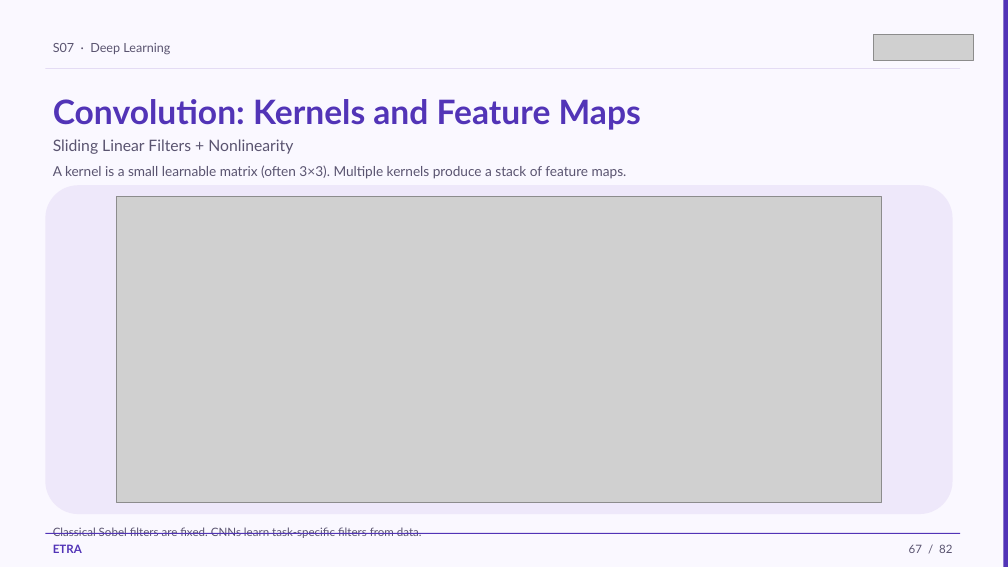
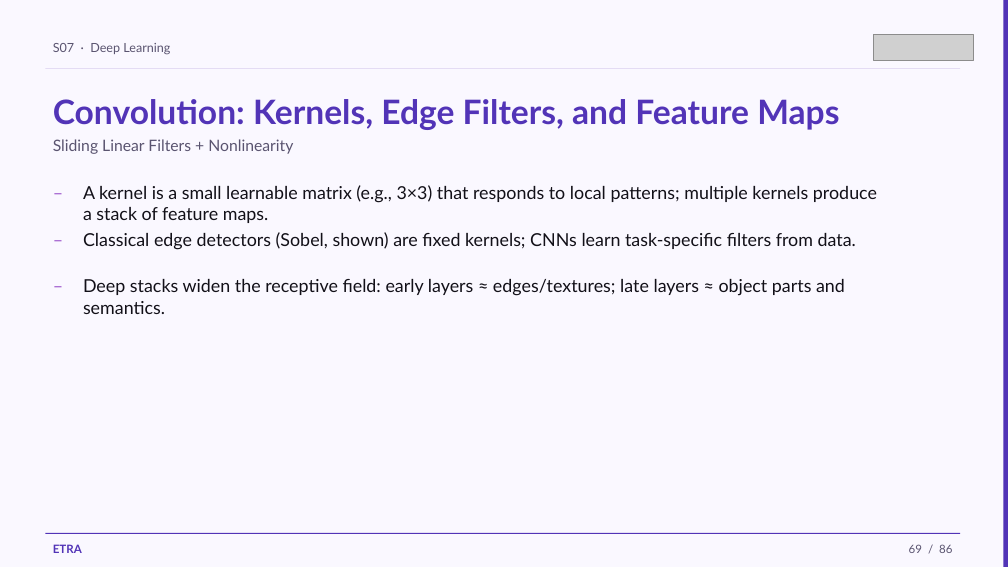
Before and after one commit to iksasa15/AI-ML, a slide deck: slide 69 of web-presentation/pdf-exports/Week2-Session1-Deep-Learning.pptx (slide 67 before the commit). Drawn at 1008x567 pixels with LibreOffice and Linux fonts; fonts in the diff are those of the drawing; grey boxes stand for pictures. Boxes give left, top, right and bottom in pixels: in the first picture for what was removed or moved away, otherwise in the second. Text is boxed around its words. In the diff, an @@ line names an element or a change of style, - is before the commit and + after.

Commit message:
feat: enhance Week 2, Session 1 PowerPoint and scripts by adding new content on image data processing, refining convolution topics, and introducing a new Sobel diagram for improved educational clarity

```diff
--- a/web-presentation/pdf-exports/Week2-Session1-Deep-Learning.pptx
+++ b/web-presentation/pdf-exports/Week2-Session1-Deep-Learning.pptx
@@ text at (53, 99, 839, 130): text changed @@
-Convolution: Kernels and Feature Maps
+Convolution: Kernels, Edge Filters, and Feature Maps
@@ text added at (45, 178, 72, 212), 17 pt, text #9E59CD @@
+–
@@ rounded rectangle removed at (45, 185, 953, 514) @@
@@ text at (83, 185, 877, 223): text changed; size 13 to 17 pt; text colour #5A5470 to #121018 @@
-A kernel is a small learnable matrix (often 3×3). Multiple kernels produce a stack of feature maps.
+A kernel is a small learnable matrix (e.g., 3×3) that responds to local patterns; multiple kernels produce a stack of feature maps.
@@ picture removed at (117, 197, 882, 503) @@
@@ text added at (45, 225, 72, 259), 17 pt, text #9E59CD @@
+–
@@ text at (83, 232, 856, 249): text changed; size 11 to 17 pt; text colour #5A5470 to #121018 @@
-Classical Sobel filters are fixed. CNNs learn task-specific filters from data.
+Classical edge detectors (Sobel, shown) are fixed kernels; CNNs learn task-specific filters from data.
@@ text added at (45, 271, 72, 306), 17 pt, text #9E59CD @@
+–
@@ text added at (83, 279, 845, 314), 17 pt, text #121018 @@
+Deep stacks widen the receptive field: early layers ≈ edges/textures; late layers ≈ object parts and semantics.
@@ text at (909, 544, 952, 553): text changed @@
-67 / 82
+69 / 86
```
Also in this commit, not shown: 80 other slides changed, 4 slides added, 4 other files.
